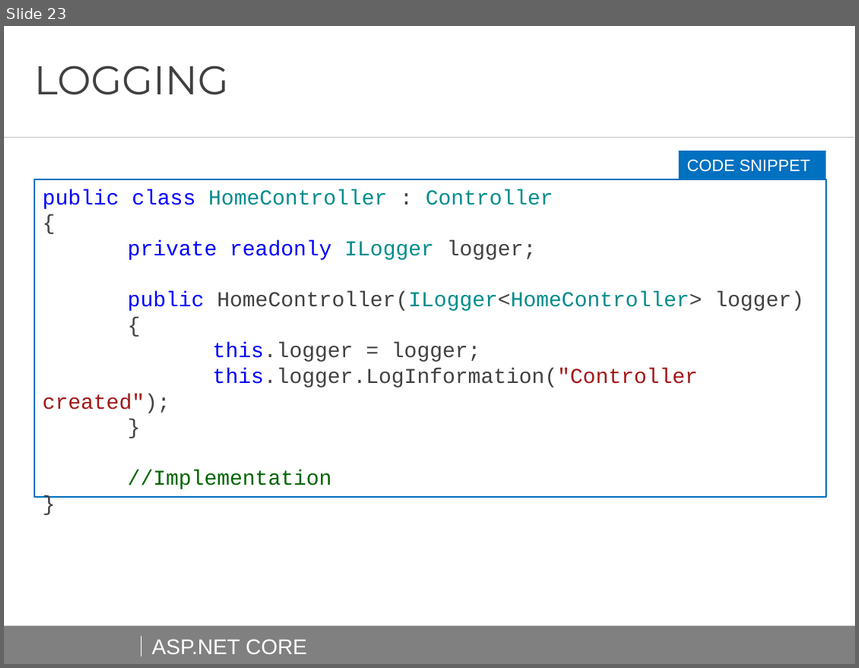
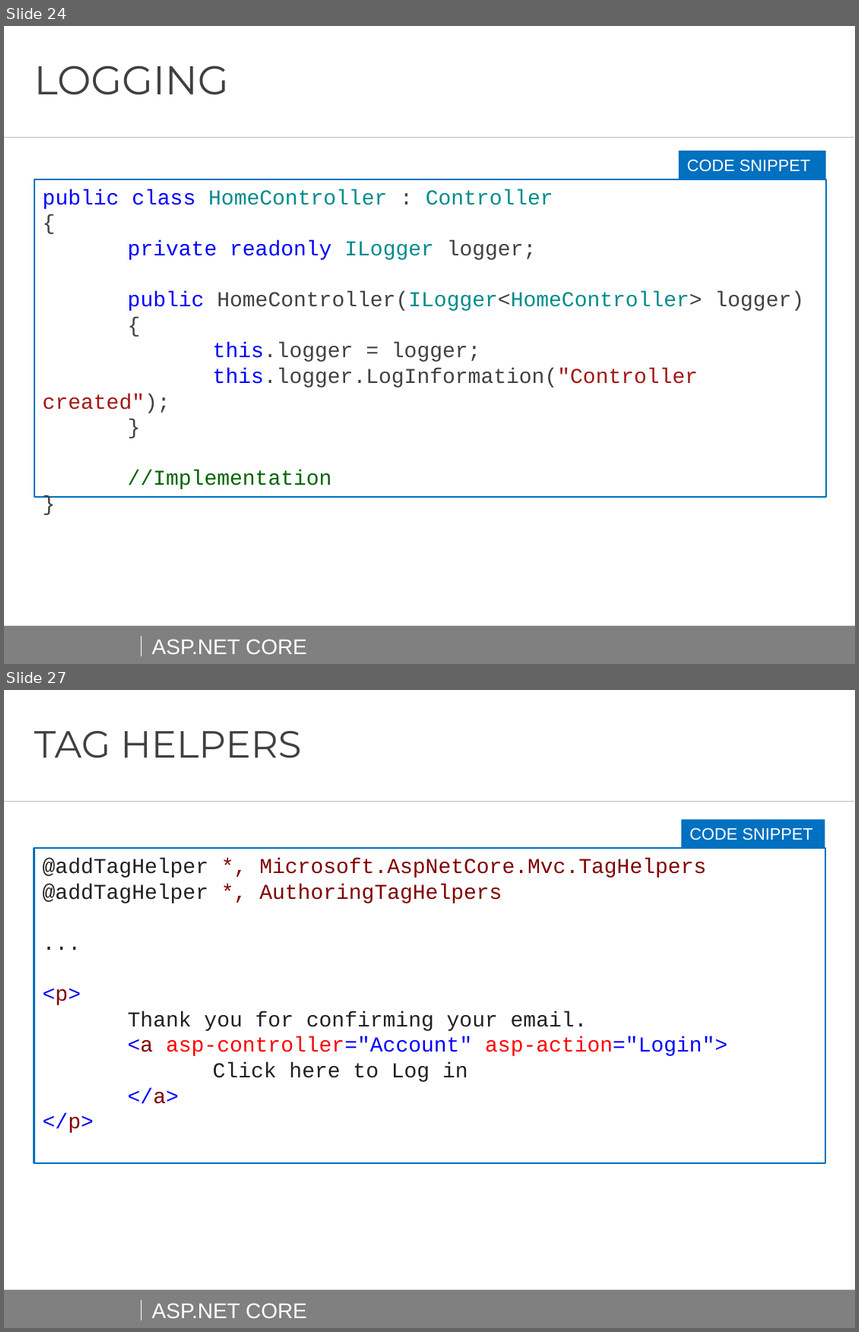
Before and after one commit to AndreiShenets/ASP.NET-Lectures, a slide deck: docs/ASP.NET CORE - iTechArt 2018.pptx. Shown one above the other, each under a label of ours: slide 23 before the commit, slides 24 and 27 after it; the slides between them are not shown. The pictures are 859x668 and 859x1332 pixels, drawn with LibreOffice and Linux fonts; fonts in the diff are those of the drawing; background and template pictures are left out. Boxes give left, top, right and bottom in pixels: in the first picture for what was removed or moved away, otherwise in the second. Text is boxed around its words. In the diff, an @@ line names an element or a change of style, - is before the commit and + after.

```diff
--- a/docs/ASP.NET CORE - iTechArt 2018.pptx
+++ b/docs/ASP.NET CORE - iTechArt 2018.pptx
@@ slide 27 added at [4, 690, 855, 1328], background #FFFFFF; not listed: 5 template elements that a slide beside it also shows @@
@@ title added at [34, 731, 301, 758], 32 pt, text #404040 @@
+TAG HELPERS
@@ rectangle added at [682, 819, 826, 848], fill #0070C0, 14 pt, text #FFFFFF @@
+CODE SNIPPET
@@ rectangle added at [34, 848, 826, 1163], fill #FFFFFF, outline #0070C0 1.5 pt, 18 pt, text #202020 @@
+@addTagHelper *, Microsoft.AspNetCore.Mvc.TagHelpers
+@addTagHelper *, AuthoringTagHelpers
+...
+<p>
+Thank you for confirming your email.
+<a asp-controller="Account" asp-action="Login">
+Click here to Log in
+</a>
+</p>
@@ what was slide 23 is now slide 24 @@
```
Also in this commit, not shown: 4 slides changed, 8 other slides added, 3 slides removed, 2 other files.
